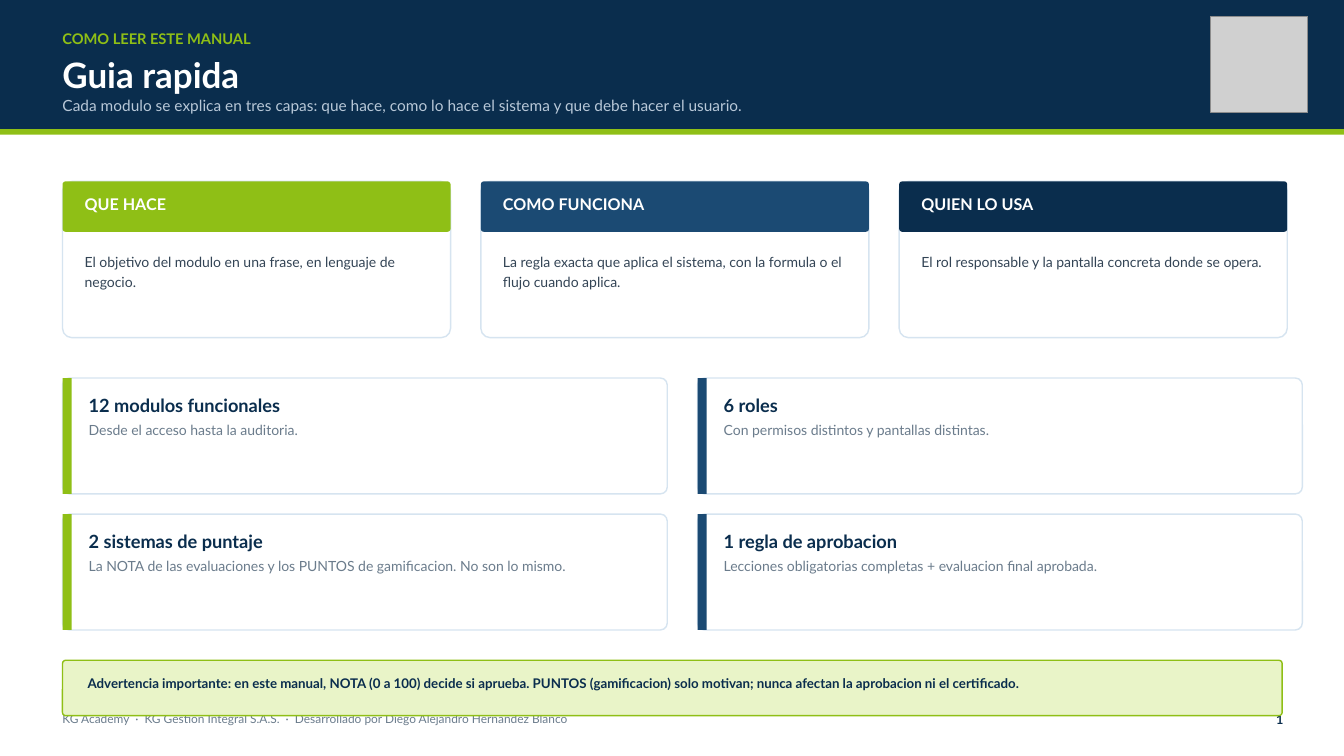
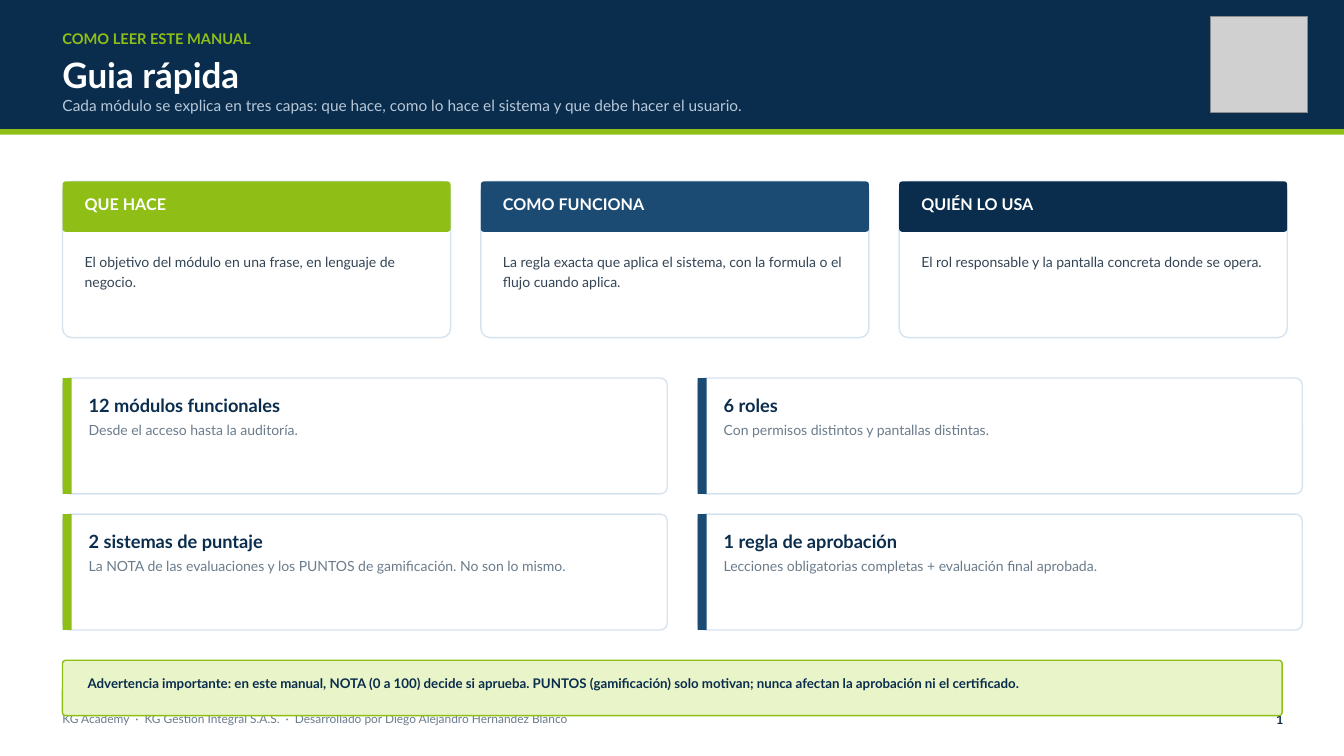
Before and after one commit to DIDAKUS1177/KG-Academy, a slide deck: slide 2 of docs/KG_Academy_Manual_Funcional.pptx. Drawn at 1344x756 pixels with LibreOffice and Linux fonts; fonts in the diff are those of the drawing; grey boxes stand for pictures. Boxes give left, top, right and bottom in pixels: in the first picture for what was removed or moved away, otherwise in the second. Text is boxed around its words. In the diff, an @@ line names an element or a change of style, - is before the commit and + after.

```diff
--- a/docs/KG_Academy_Manual_Funcional.pptx
+++ b/docs/KG_Academy_Manual_Funcional.pptx
@@ text at (62,62,742,114): text changed @@
-Guia rapida
-Cada modulo se explica en tres capas: que hace, como lo hace el sistema y que debe hacer el usuario.
+Guia rápida
+Cada módulo se explica en tres capas: que hace, como lo hace el sistema y que debe hacer el usuario.
@@ text at (921,196,1034,213): text changed @@
-QUIEN LO USA
+QUIÉN LO USA
@@ text at (85,256,395,290): text changed @@
-El objetivo del modulo en una frase, en lenguaje de negocio.
+El objetivo del módulo en una frase, en lenguaje de negocio.
@@ text at (89,398,297,435): text changed @@
-12 modulos funcionales
-Desde el acceso hasta la auditoria.
+12 módulos funcionales
+Desde el acceso hasta la auditoría.
@@ text at (724,534,1097,574): text changed @@
-1 regla de aprobacion
-Lecciones obligatorias completas + evaluacion final aprobada.
+1 regla de aprobación
+Lecciones obligatorias completas + evaluación final aprobada.
@@ text at (89,560,566,574): text changed @@
-La NOTA de las evaluaciones y los PUNTOS de gamificacion. No son lo mismo.
+La NOTA de las evaluaciones y los PUNTOS de gamificación. No son lo mismo.
@@ text at (88,677,1019,691): text changed @@
-Advertencia importante: en este manual, NOTA (0 a 100) decide si aprueba. PUNTOS (gamificacion) solo motivan; nunca afectan la aprobacion ni el certificado.
+Advertencia importante: en este manual, NOTA (0 a 100) decide si aprueba. PUNTOS (gamificación) solo motivan; nunca afectan la aprobación ni el certificado.
```
Also in this commit, not shown: 21 other slides changed, 9 other files.
